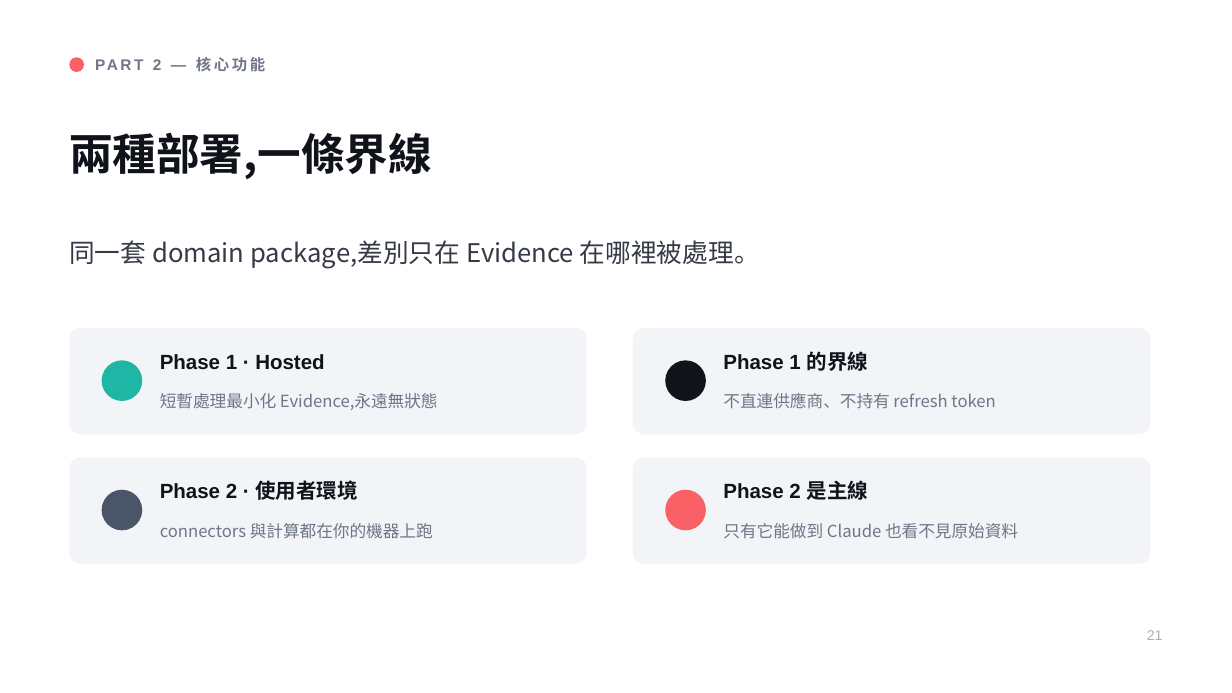
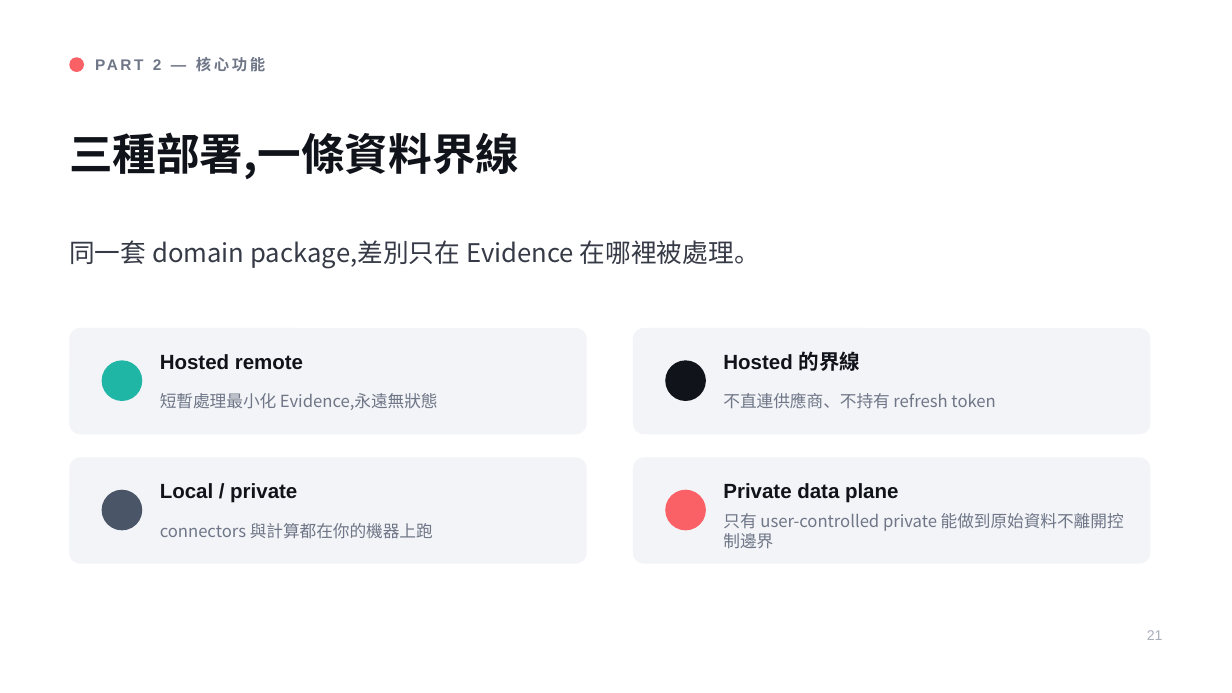
Before and after one commit to henryyeh182/evidra, a slide deck: slide 21 of docs/Fitness-MCP-Product-Vision.pptx. Drawn at 1232x693 pixels with LibreOffice and Linux fonts; fonts in the diff are those of the drawing. Boxes give left, top, right and bottom in pixels: in the first picture for what was removed or moved away, otherwise in the second. Text is boxed around its words. In the diff, an @@ line names an element or a change of style, - is before the commit and + after.

```diff
--- a/docs/Fitness-MCP-Product-Vision.pptx
+++ b/docs/Fitness-MCP-Product-Vision.pptx
@@ text at box(69, 132, 519, 179): text changed @@
-兩種部署,一條界線
+三種部署,一條資料界線
@@ text at box(160, 354, 303, 370): text changed @@
-Phase 1 · Hosted
+Hosted remote
@@ text at box(723, 351, 860, 371): text changed @@
-Phase 1 的界線
+Hosted 的界線
@@ text at box(160, 483, 297, 503): text changed @@
-Phase 2 · 使用者環境
+Local / private
@@ text at box(723, 483, 898, 503): text changed @@
-Phase 2 是主線
+Private data plane
@@ text at box(723, 513, 1124, 548): text changed @@
-只有它能做到 Claude 也看不見原始資料
+只有 user-controlled private 能做到原始資料不離開控制邊界
```
Also in this commit, not shown: 4 other slides changed, 1 other file.
